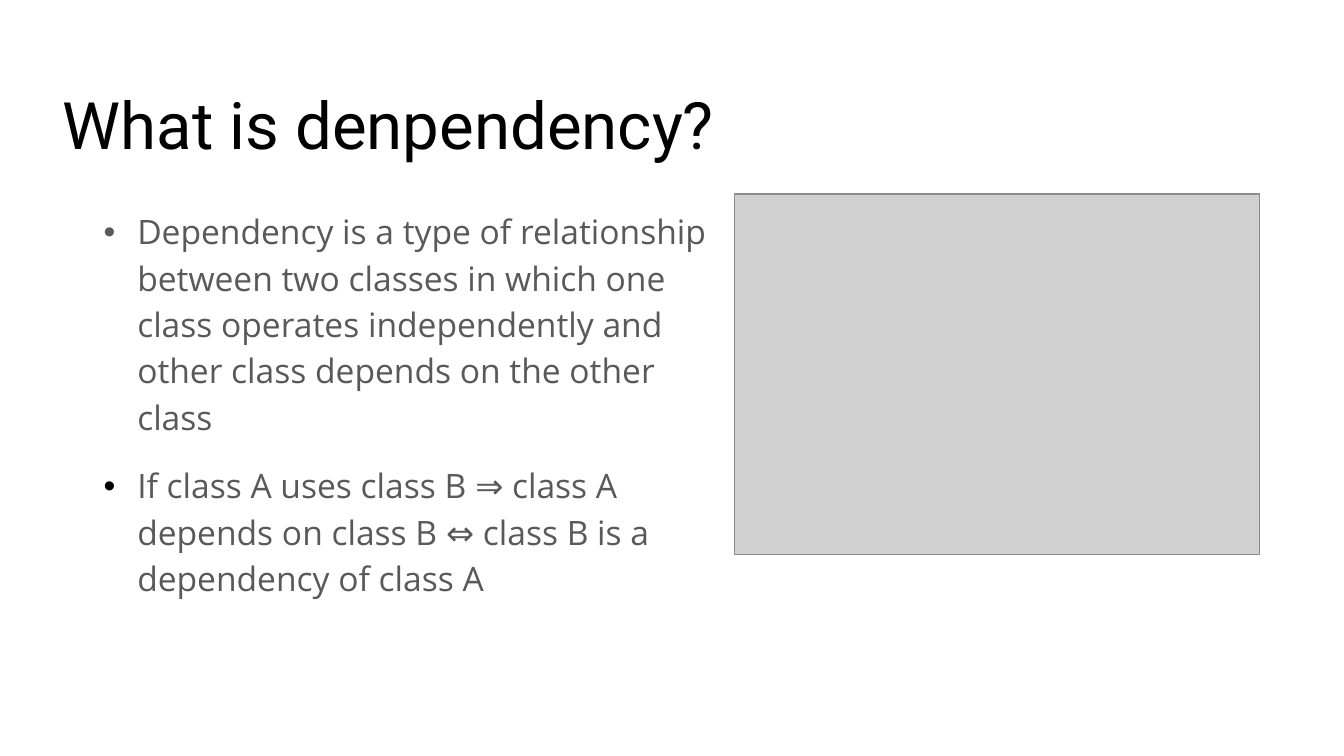
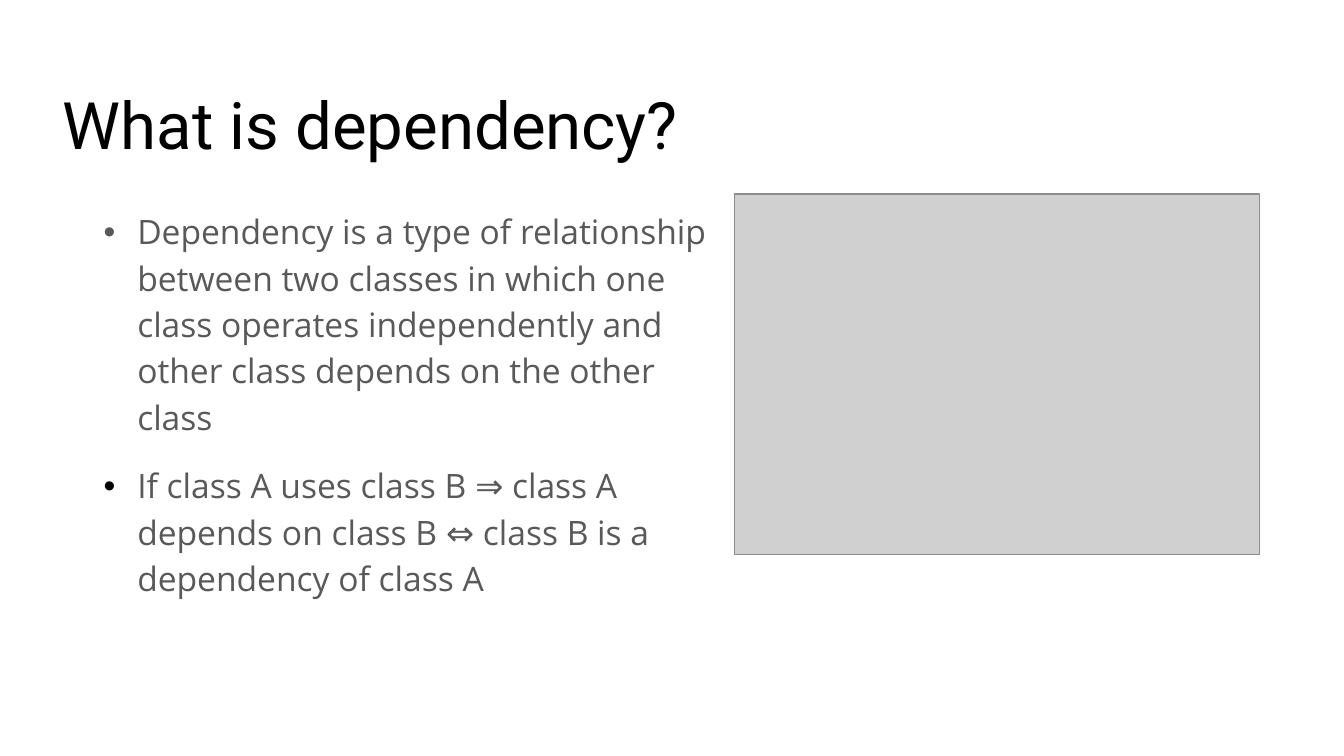
Before and after one commit to kieubaduong/-Sharing-Dependency-Injection, a slide deck: slide 5 of Slide/Dependency Injection.pptx. Drawn at 1344x756 pixels with LibreOffice and Linux fonts; fonts in the diff are those of the drawing; grey boxes stand for pictures; background and template pictures are left out. Boxes give left, top, right and bottom in pixels: in the first picture for what was removed or moved away, otherwise in the second. Text is boxed around its words. In the diff, an @@ line names an element or a change of style, - is before the commit and + after.

Commit message:
update slide

```diff
--- a/Slide/Dependency Injection.pptx
+++ b/Slide/Dependency Injection.pptx
@@ title at <box>63,100,677,163</box>: text changed @@
-What is denpendency?
+What is dependency?
```
Also in this commit, not shown: 2 other slides changed.
